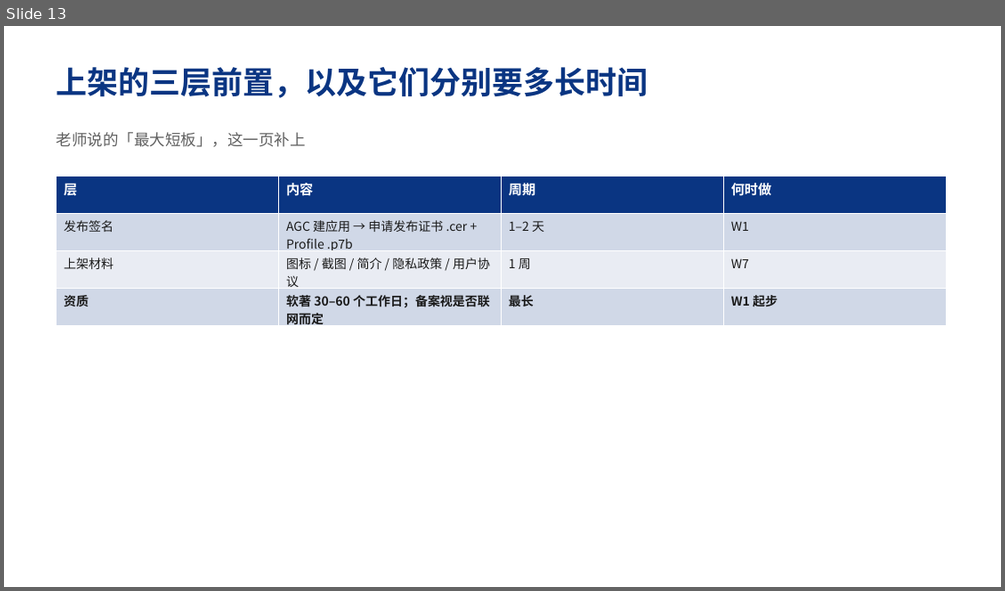
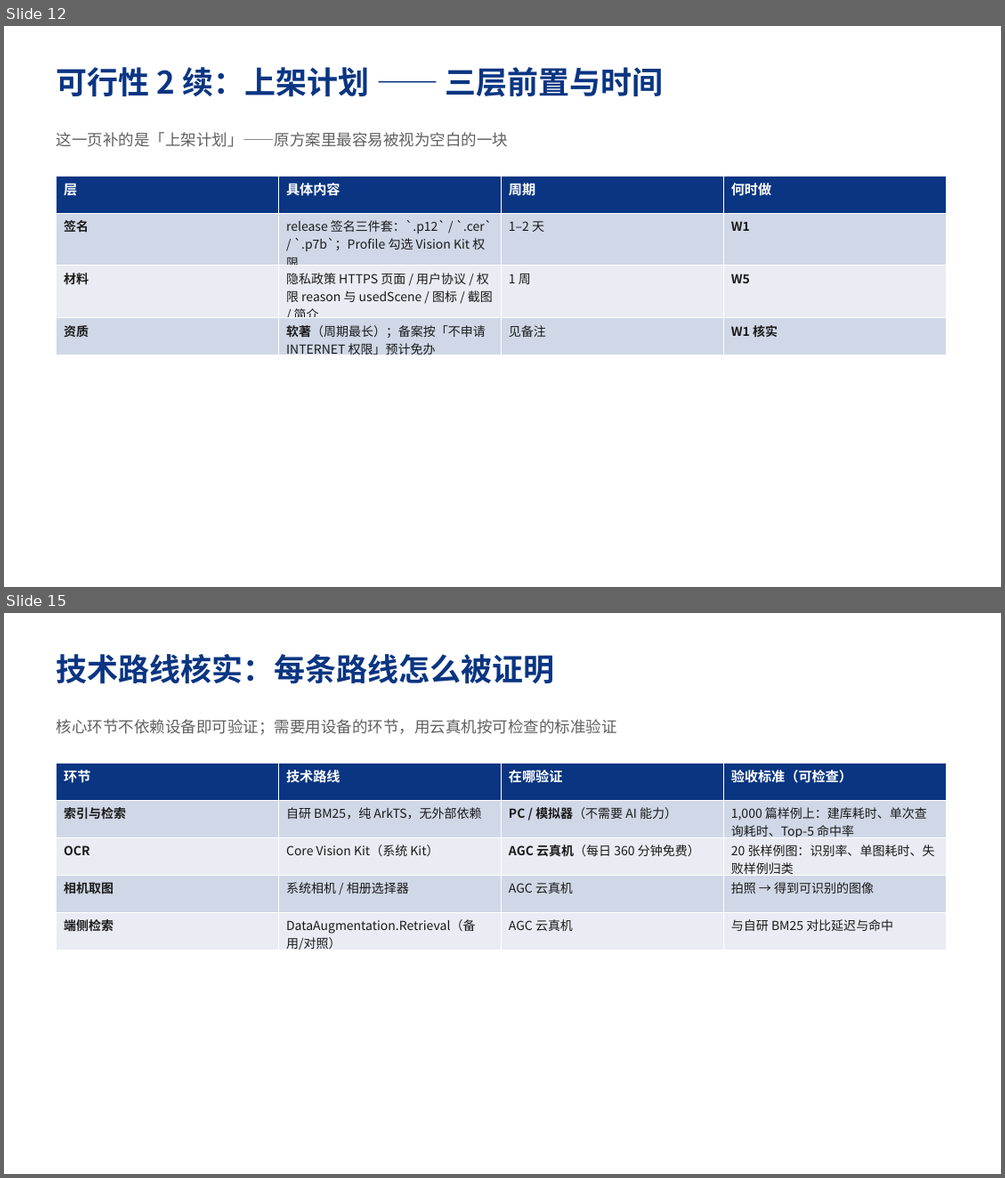
Before and after one commit to CCodeDong/agentbudget, a slide deck: deliverables/移动应用开发/立项.pptx. Shown one above the other, each under a label of ours: slide 13 before the commit, slides 12 and 15 after it; the slides between them are not shown. The pictures are 1005x591 and 1005x1178 pixels, drawn with LibreOffice and Linux fonts; fonts in the diff are those of the drawing. Boxes give left, top, right and bottom in pixels: in the first picture for what was removed or moved away, otherwise in the second. Text is boxed around its words. In the diff, an @@ line names an element or a change of style, - is before the commit and + after.

Commit message:
立项 PPT 按原稿重做：28 页，补进老师指出的四处缺口
以《开题答辩-PPT文案》v0.1 为底稿，保留原结构与内容（老师已认可的部分不动）：
- 新增 P12 上架计划：签名/材料/资质三层 + 时间 + 软著周期风险
- 新增 P15 技术路线核实：每条路线的验证环境与可检查的验收标准
- P25-26 周度计划：产出改成可检查物（可跑的包/报告/数据/录屏）
- P18 离线优先：改为四条可验证设计（权限层面就没有联网能力）
- 修订过程说明只放演讲者备注，不上幻灯面
- 修复封面与小组信息被拆成两页的问题

```diff
--- a/deliverables/移动应用开发/立项.pptx
+++ b/deliverables/移动应用开发/立项.pptx
@@ slide 15 added at box(4, 613, 1001, 1174), background #FFFFFF @@
@@ text added at box(57, 654, 555, 684), 30 pt, text #0A3582, bold @@
+技术路线核实：每条路线怎么被证明
@@ text added at box(57, 719, 617, 735), 15 pt, text #606060 @@
+核心环节不依赖设备即可验证；需要用设备的环节，用云真机按可检查的标准验证
@@ table added at box(57, 763, 947, 953), 5 rows, 4 columns @@
+环节 | 技术路线 | 在哪验证 | 验收标准（可检查）
+索引与检索 | 自研 BM25，纯 ArkTS，无外部依赖 | PC / 模拟器（不需要 AI 能力） | 1,000 篇样例上：建库耗时、单次查询耗时、Top-5 命中率
+OCR | Core Vision Kit（系统 Kit） | AGC 云真机（每日 360 分钟免费） | 20 张样例图：识别率、单图耗时、失败样例归类
+相机取图 | 系统相机 / 相册选择器 | AGC 云真机 | 拍照 → 得到可识别的图像
+端侧检索 | DataAugmentation.Retrieval（备用/对照） | AGC 云真机 | 与自研 BM25 对比延迟与命中
@@ what was slide 13 is now slide 12 @@
@@ slide 12 changed as well @@
@@ text at box(57, 67, 663, 97): text changed @@
-上架的三层前置，以及它们分别要多长时间
+可行性 2 续：上架计划 —— 三层前置与时间
@@ text at box(57, 132, 508, 147): text changed @@
-老师说的「最大短板」，这一页补上
+这一页补的是「上架计划」——原方案里最容易被视为空白的一块
@@ table at box(57, 176, 947, 361) @@
-row 1, column 2: 内容
+row 1, column 2: 具体内容
-row 2, column 1: 发布签名
+row 2, column 1: 签名
-row 2, column 2: AGC 建应用 → 申请发布证书 .cer + Profile .p7b
+row 2, column 2: release 签名三件套：`.p12` / `.cer` / `.p7b`；Profile 勾选 Vision Kit 权限
-row 3: 上架材料 | 图标 / 截图 / 简介 / 隐私政策 / 用户协议 | 1 周 | W7
+row 3: 材料 | 隐私政策 HTTPS 页面 / 用户协议 / 权限 reason 与 usedScene / 图标 / 截图 / 简介 | 1 周 | W5
-row 4: 资质 | 软著 30–60 个工作日；备案视是否联网而定 | 最长 | W1 起步
+row 4: 资质 | 软著（周期最长）；备案按「不申请 INTERNET 权限」预计免办 | 见备注 | W1 核实
@@ bold on in "W1" @@
```
Also in this commit, not shown: 4 other slides changed, 22 other slides added, 17 slides removed, 4 other files.
